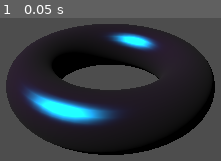
Above: before the commit, frame 1.
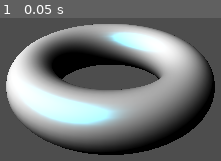
Above: after the commit, the same moment.

Repository: nonyx777/Real-Time-Rendering-Implementations-from-Book
Game: Godot game, scene res://Scenes/ward_brdf.tscn
Same seed, same stepped clock (60 frames per second), same inputs: the game is played once before the commit and once after it.
Inputs:
- Up to frame 1 (0.05 s): no input

The runs differ from the first frame. In frame 1, 51% of the frame differs, in the area x 2-95%, y 4-91%.
Error after the commit: Attempt to call function 'set_shader_parameter' in base 'null instance' on a null instance. (res://WardBRDF/isotropic_ward_brdf.gd:20)

Commit message:
albedo texture for isotropic shader

Diff:
--- a/WardBRDF/isotropic_ward_brdf.gd
+++ b/WardBRDF/isotropic_ward_brdf.gd
@@ -1,6 +1,8 @@
+@tool
 extends MeshInstance3D
 
-var material: Material
+var material1: Material
+var material2: Material
 
 @export var roughness: float
 @onready var light_direction: DirectionalLight3D = $"../DirectionalLight3D"
@@ -8,14 +10,25 @@
 @export var specular_color: Color
 
 func _ready() -> void:
-	material = get_active_material(0)
-	material.set_shader_parameter("roughness", roughness)
-	material.set_shader_parameter("light_direction", light_direction.transform.basis.z)
-	material.set_shader_parameter("diffuse_color", Vector3(diffuse_color.r, diffuse_color.g, diffuse_color.b))
-	material.set_shader_parameter("specular_color", Vector3(specular_color.r, specular_color.g, specular_color.b))
+	material1 = get_active_material(0)
+	material1.set_shader_parameter("roughness", roughness)
+	material1.set_shader_parameter("light_direction", light_direction.transform.basis.z)
+	material1.set_shader_parameter("diffuse_color", Vector3(diffuse_color.r, diffuse_color.g, diffuse_color.b))
+	material1.set_shader_parameter("specular_color", Vector3(specular_color.r, specular_color.g, specular_color.b))
+
+	material2 = get_active_material(1)
+	material2.set_shader_parameter("roughness", roughness)
+	material2.set_shader_parameter("light_direction", light_direction.transform.basis.z)
+	material2.set_shader_parameter("diffuse_color", Vector3(diffuse_color.r, diffuse_color.g, diffuse_color.b))
+	material2.set_shader_parameter("specular_color", Vector3(specular_color.r, specular_color.g, specular_color.b))
 
 func _process(_delta: float) -> void:
-	material.set_shader_parameter("roughness", roughness)
-	material.set_shader_parameter("light_direction", light_direction.transform.basis.z)
-	material.set_shader_parameter("diffuse_color", Vector3(diffuse_color.r, diffuse_color.g, diffuse_color.b))
-	material.set_shader_parameter("specular_color", Vector3(specular_color.r, specular_color.g, specular_color.b))
+	material1.set_shader_parameter("roughness", roughness)
+	material1.set_shader_parameter("light_direction", light_direction.transform.basis.z)
+	material1.set_shader_parameter("diffuse_color", Vector3(diffuse_color.r, diffuse_color.g, diffuse_color.b))
+	material1.set_shader_parameter("specular_color", Vector3(specular_color.r, specular_color.g, specular_color.b))
+
+	material2.set_shader_parameter("roughness", roughness)
+	material2.set_shader_parameter("light_direction", light_direction.transform.basis.z)
+	material2.set_shader_parameter("diffuse_color", Vector3(diffuse_color.r, diffuse_color.g, diffuse_color.b))
+	material2.set_shader_parameter("specular_color", Vector3(specular_color.r, specular_color.g, specular_color.b))
--- a/WardBRDF/isotropic_ward_brdf.gdshader
+++ b/WardBRDF/isotropic_ward_brdf.gdshader
@@ -5,6 +5,7 @@
 uniform vec3 light_direction;
 uniform vec3 diffuse_color;
 uniform vec3 specular_color;
+uniform sampler2D albedoTexture;
 
 varying vec3 normal;
 varying vec3 vert;
@@ -31,7 +32,7 @@
 	vec3 irradiance = vec3(max(0.f, costheta));
 
 	vec3 specular_term = specular_color * first_term * second_term;
-	vec3 final_color = irradiance * (diffuse_color + specular_term);
+	vec3 final_color = irradiance * (texture(albedoTexture, UV).xyz + specular_term);
 
 	ALBEDO = final_color;
 }
